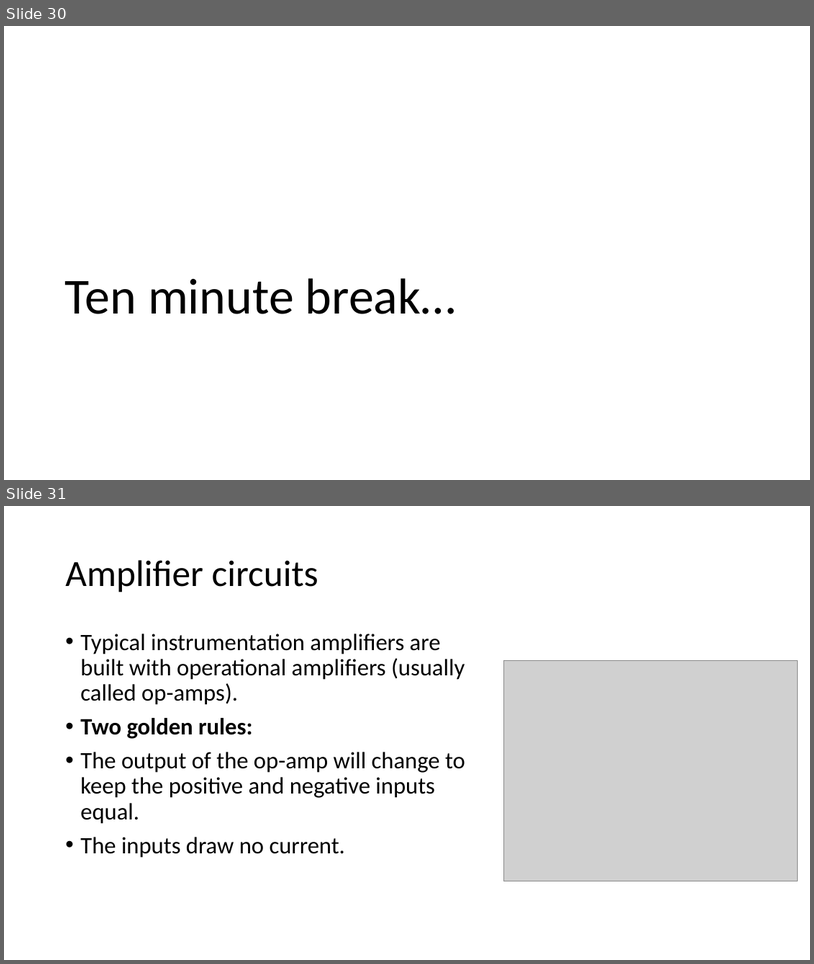
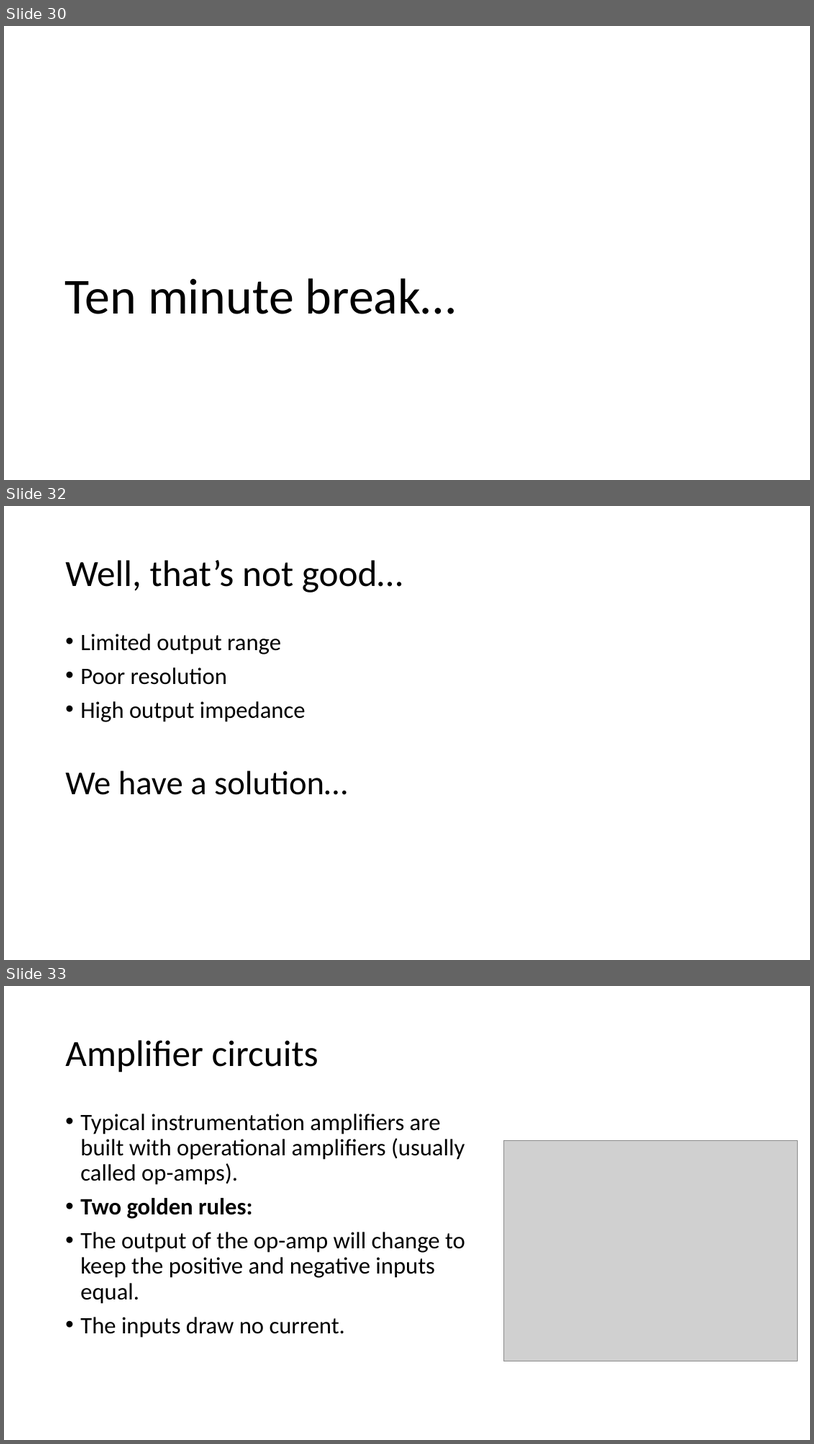
Before and after one commit to logos-electromechanical/SensorWorkshop, a slide deck: presentation/Mobile Sensors Workshop, Part 1.pptx. Shown one above the other, each under a label of ours: slides 30 and 31 before the commit, slides 30, 32 and 33 after it; the slides between them are not shown. The pictures are 814x964 and 814x1444 pixels, drawn with LibreOffice and Linux fonts; fonts in the diff are those of the drawing; grey boxes stand for pictures. Boxes give left, top, right and bottom in pixels: in the first picture for what was removed or moved away, otherwise in the second. Text is boxed around its words. In the diff, an @@ line names an element or a change of style, - is before the commit and + after.

```diff
--- a/presentation/Mobile Sensors Workshop, Part 1.pptx
+++ b/presentation/Mobile Sensors Workshop, Part 1.pptx
@@ slide 32 added at [4,506,810,960], background #FFFFFF @@
@@ title added at [65,560,403,592], 44 pt, text #000000 @@
+Well, that’s not good…
@@ text added at [65,633,347,795], 28 pt, text #000000 @@
+• Limited output range
+• Poor resolution
+• High output impedance
+We have a solution…
@@ what was slide 31 is now slide 33 @@
```
Also in this commit, not shown: 9 slides changed, 1 other slide added, 8 other files.
